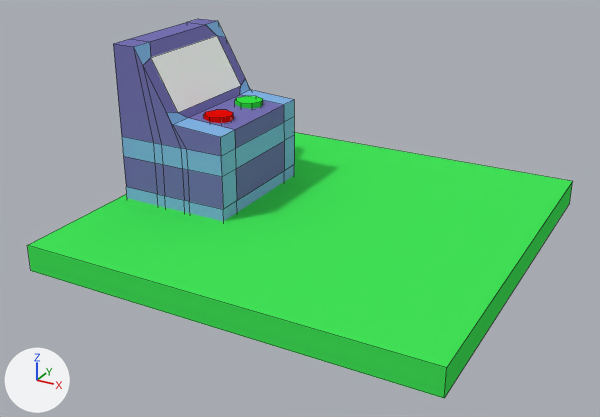
What one commit did to the Blender file bjm-game/Assets/Models/entrance_plate.blend.
Camera for both pictures: a 50 mm lens placed at (1.73, -3.38, 1.74), pointed at (-0.05, -0.16, 0.13). The axes (+X, +Y, +Z) are drawn at lower left. The lights are the same throughout. Mesh edges are drawn as thin lines.
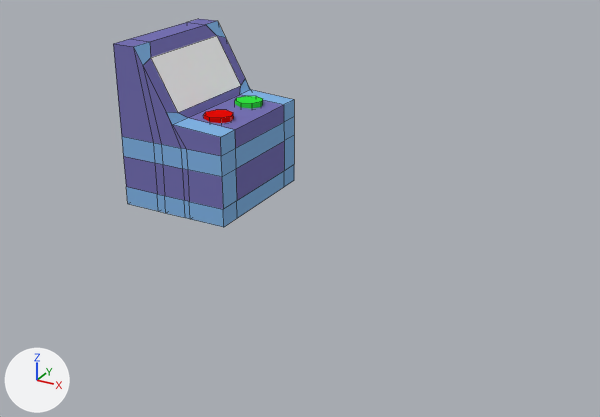
Where the change shows, as pixel boxes [x1, y1, x2, y2] in the pictures (600 x 417 px):
'Cube', reshaped (67% narrower, 45% shorter)
    before: [27, 19, 573, 398]
    after: [113, 19, 294, 227]
part 1 of me_cube, deleted (green)
    before: [27, 132, 573, 398]

What changed in the scene script:
```text
Change me_cube:
    where me_cube.from_pydata(...)  # 136 vertices, 120 faces; spans x -1.0..1.0, y -1.0..1.0, z -0.07..0.87
    used by ob_cube; location = (0.0, 0.0, 0.0)
    remove me_cube.materials.append(mat_material)  # green #43e759
    me_cube part 1: the loose piece of 8 vertices spanning x -1.0..1.0, y -1.0..1.0, z -0.07..0.07 is deleted
```
